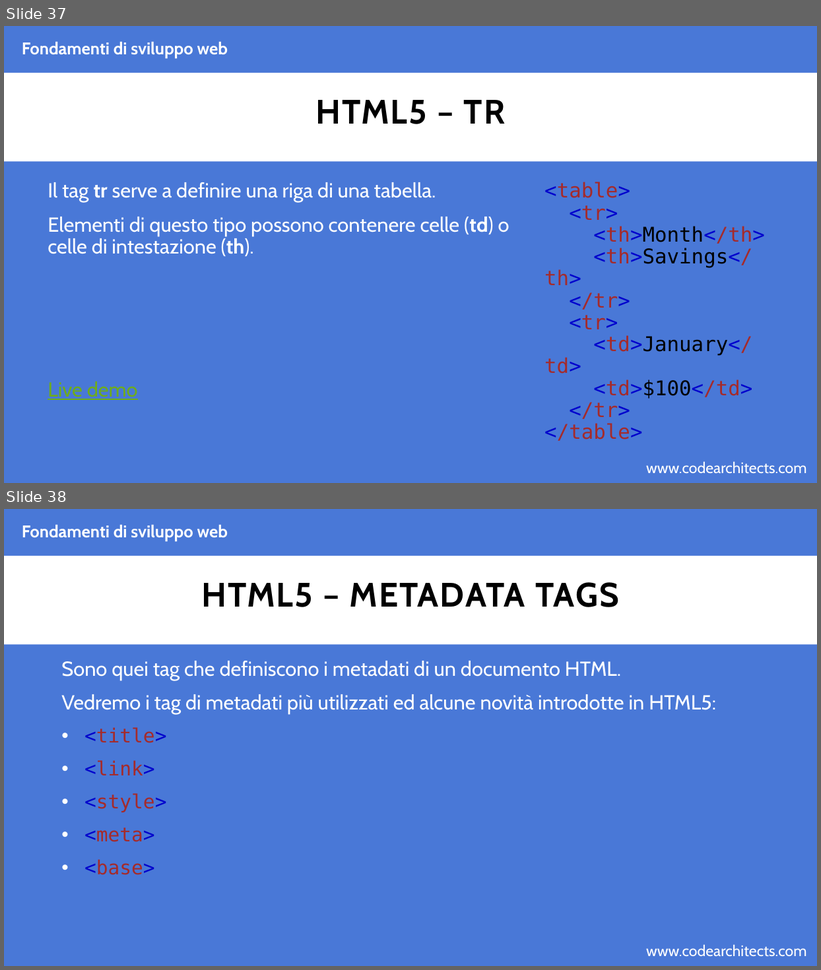
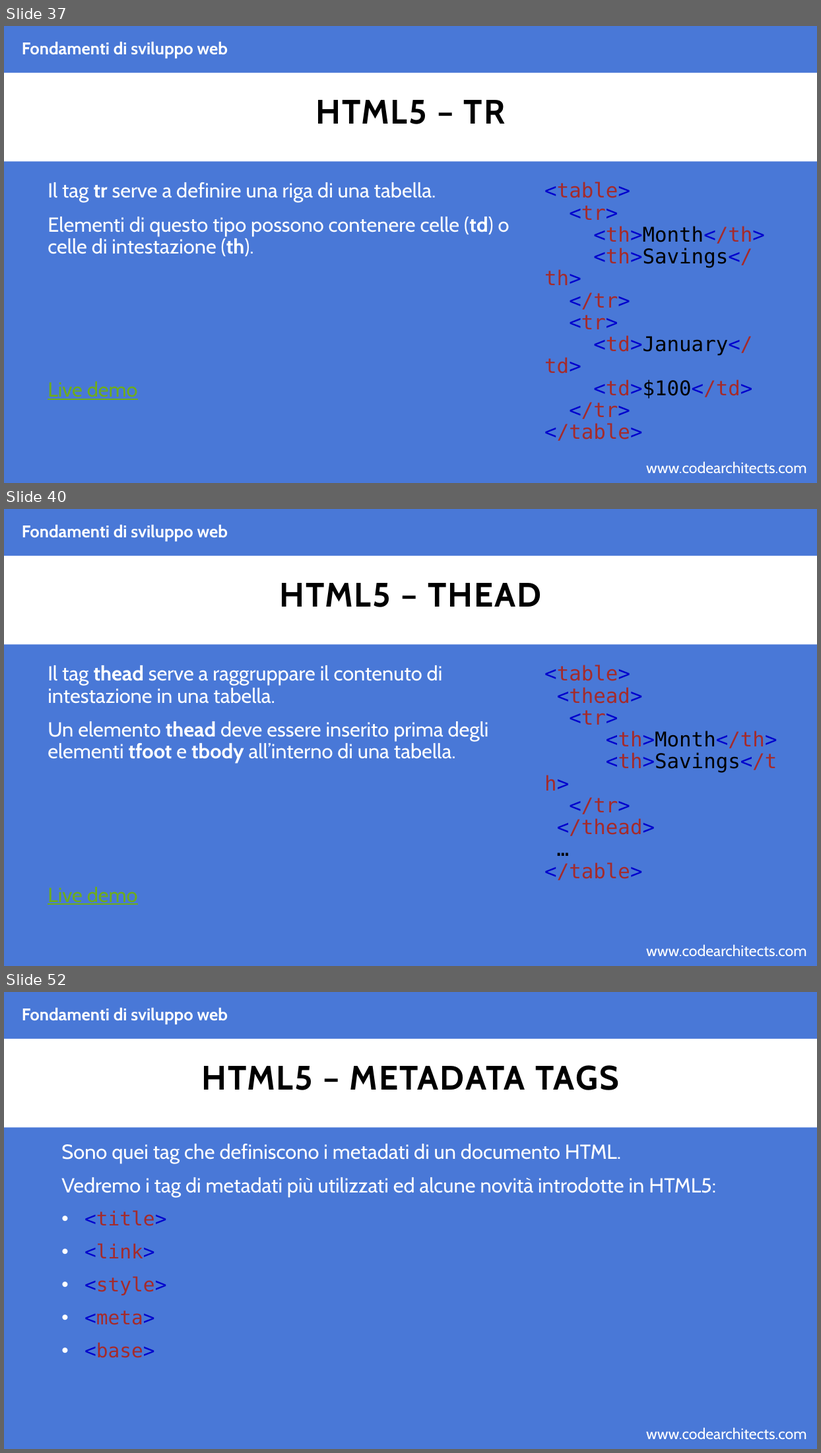
Before and after one commit to CodeArchitectsTraining/fondamenti-sviluppo-web-29052018, a slide deck: slides/html.pptx. Shown one above the other, each under a label of ours: slides 37 and 38 before the commit, slides 37, 40 and 52 after it; the slides between them are not shown. The pictures are 821x970 and 821x1453 pixels, drawn with LibreOffice and Linux fonts; fonts in the diff are those of the drawing; background and template pictures are left out. Boxes give left, top, right and bottom in pixels: in the first picture for what was removed or moved away, otherwise in the second. Text is boxed around its words. In the diff, an @@ line names an element or a change of style, - is before the commit and + after.

Commit message:
adding html slides

```diff
--- a/slides/html.pptx
+++ b/slides/html.pptx
@@ slide 40 added at (x1=4, y1=509, x2=817, y2=966), background #4978D7; not listed: 2 template elements that a slide beside it also shows @@
@@ text added at (x1=22, y1=524, x2=228, y2=541), 20 pt, text #FFFFFF, bold @@
+Fondamenti di sviluppo web
@@ title added at (x1=280, y1=583, x2=541, y2=607), 40 pt, text #000000, bold @@
+HTML5 – THEAD
@@ text added at (x1=48, y1=665, x2=489, y2=905), 24 pt, text #FFFFFF @@
+Il tag thead serve a raggruppare il contenuto di intestazione in una tabella.
+Un elemento thead deve essere inserito prima degli elementi tfoot e tbody all’interno di una tabella.
+Live demo
@@ text added at (x1=545, y1=665, x2=778, y2=881), 24 pt, text #A52A2A @@
+<table>
+<thead>
+<tr>
+<th>Month</th>
+<th>Savings</th>
+</tr>
+</thead>
+…
+</table>
@@ what was slide 38 is now slide 52 @@
```
Also in this commit, not shown: 13 other slides added, 2 other files.
